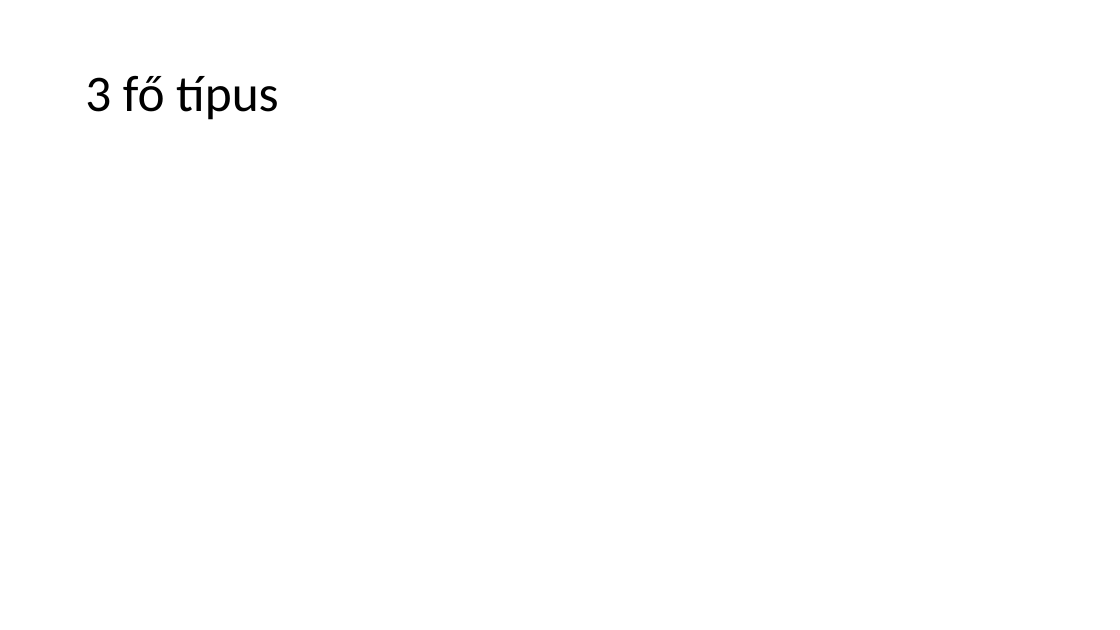
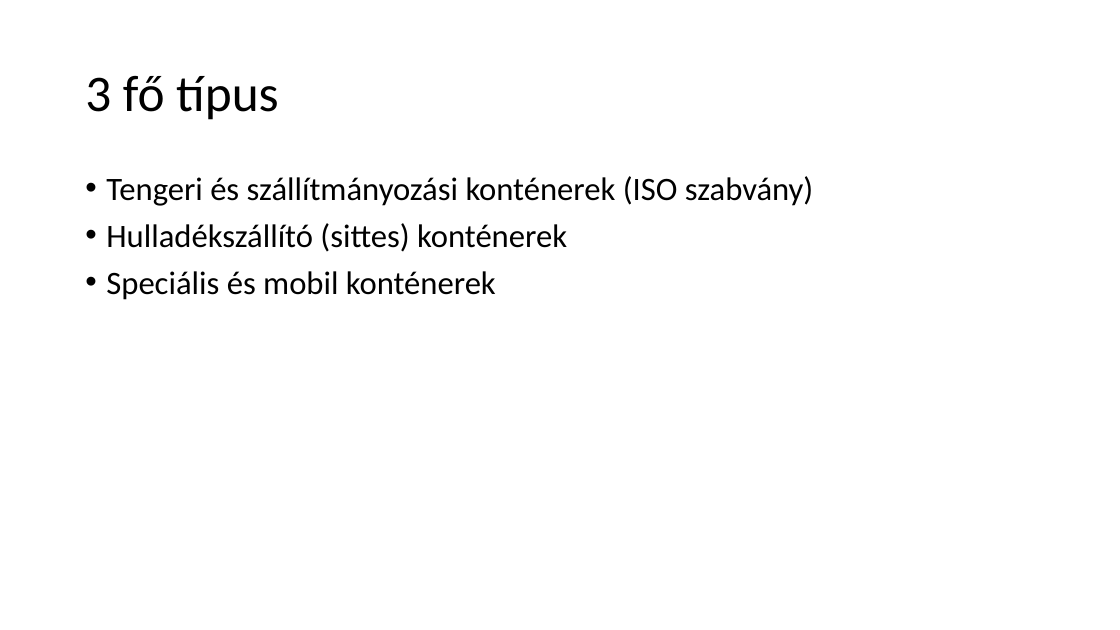
Before and after one commit to MimitheEmili/Kont-ner-Project, a slide deck: slide 3 of Konténerek.pptx. Drawn at 1120x630 pixels with LibreOffice and Linux fonts; fonts in the diff are those of the drawing. Boxes give left, top, right and bottom in pixels: in the first picture for what was removed or moved away, otherwise in the second. Text is boxed around its words. In the diff, an @@ line names an element or a change of style, - is before the commit and + after.

```diff
--- a/Konténerek.pptx
+++ b/Konténerek.pptx
@@ text added at bbox=[106, 176, 814, 300], 28 pt, text #000000 @@
+• Tengeri és szállítmányozási konténerek (ISO szabvány)
+• Hulladékszállító (sittes) konténerek
+• Speciális és mobil konténerek
```
Also in this commit, not shown: 1 other slide changed, 7 slides added, 3 slides removed, 2 other files.
